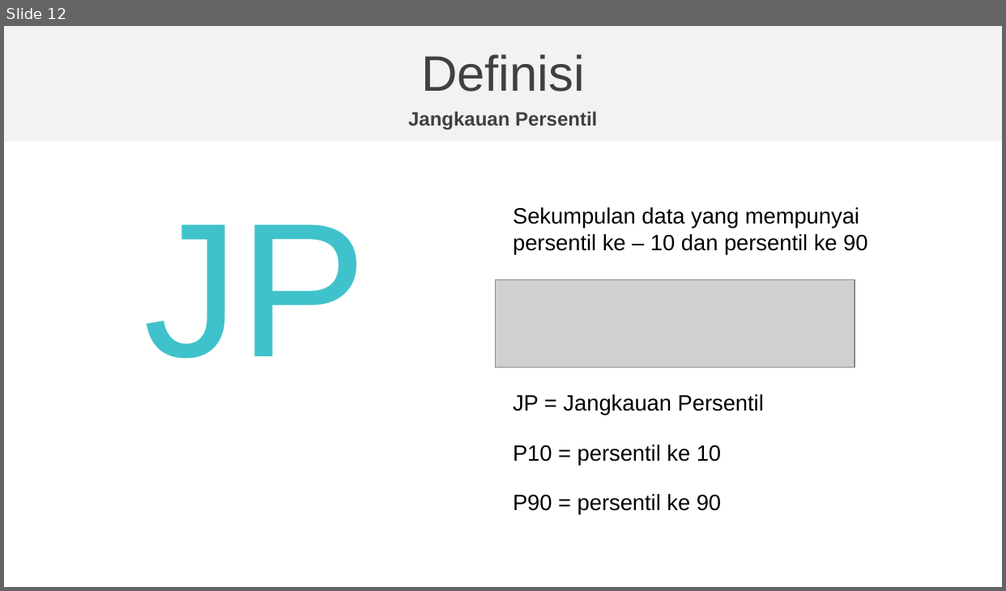
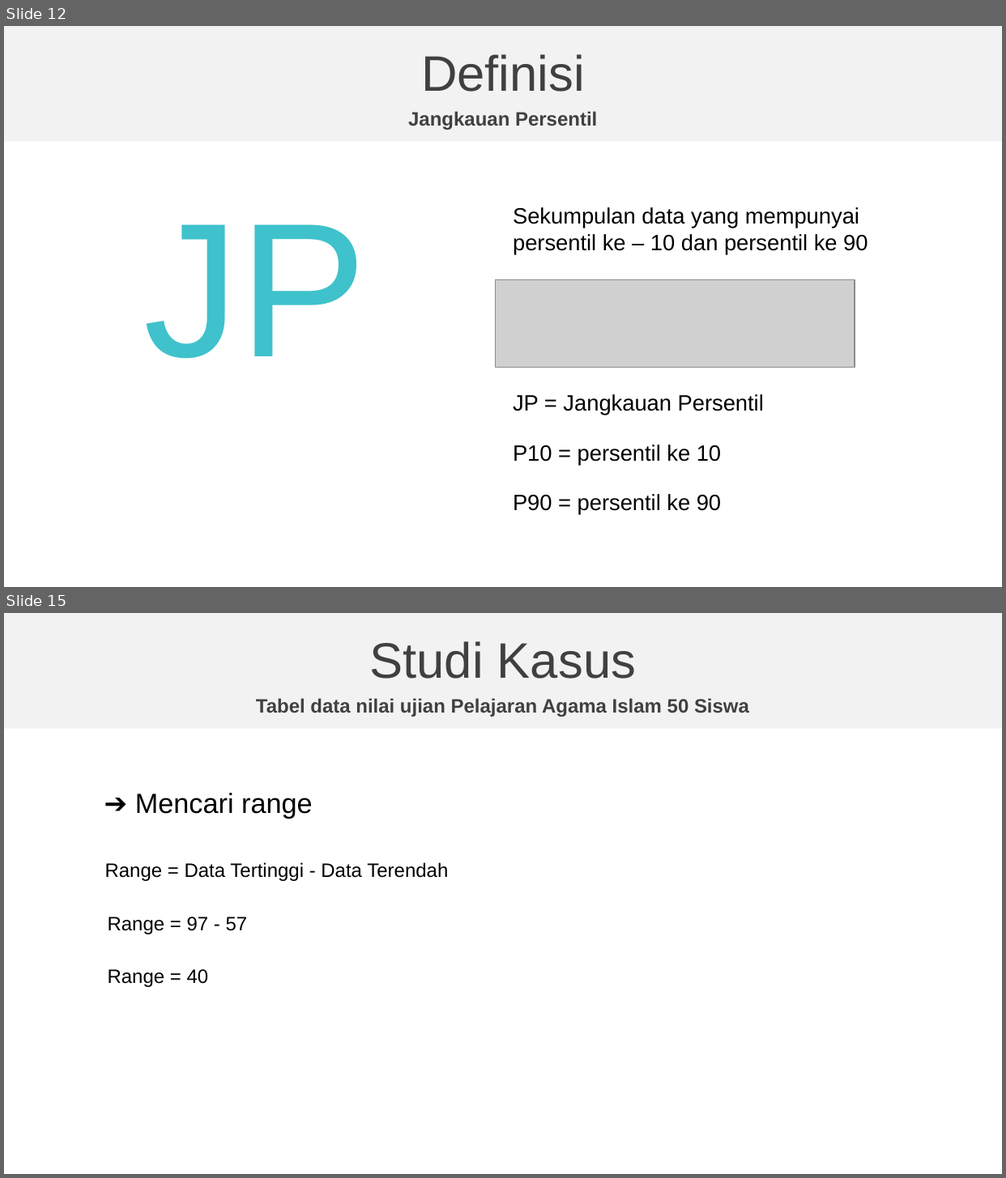
Before and after one commit to natacloud/statistika, a slide deck: Presentasi-Statistika-kelompok-3.pptx. Shown one above the other, each under a label of ours: slide 12 before the commit, slides 12 and 15 after it; the slides between them are not shown. The pictures are 1006x591 and 1006x1178 pixels, drawn with LibreOffice and Linux fonts; fonts in the diff are those of the drawing; grey boxes stand for pictures; background and template pictures are left out. Boxes give left, top, right and bottom in pixels: in the first picture for what was removed or moved away, otherwise in the second. Text is boxed around its words. In the diff, an @@ line names an element or a change of style, - is before the commit and + after.

```diff
--- a/Presentasi-Statistika-kelompok-3.pptx
+++ b/Presentasi-Statistika-kelompok-3.pptx
@@ slide 15 added at <box>4,613,1002,1174</box>, background picture (left out); not listed: 1 template element that a slide beside it also shows @@
@@ text added at <box>370,641,636,679</box>, 36 pt, text #404040 @@
+Studi Kasus
@@ text added at <box>256,698,749,717</box>, 14 pt, text #404040, bold @@
+Tabel data nilai ujian Pelajaran Agama Islam 50 Siswa
@@ text added at <box>135,793,313,818</box>, 20 pt, text #000000 @@
+➔ Mencari range
@@ text added at <box>105,862,448,881</box>, 14 pt, text #000000 @@
+Range = Data Tertinggi - Data Terendah
@@ text added at <box>108,917,248,935</box>, 14 pt, text #000000 @@
+Range = 97 - 57
@@ text added at <box>108,969,209,987</box>, 14 pt, text #000000 @@
+Range = 40
```
Also in this commit, not shown: 2 slides changed, 3 other slides added, 1 other file.
